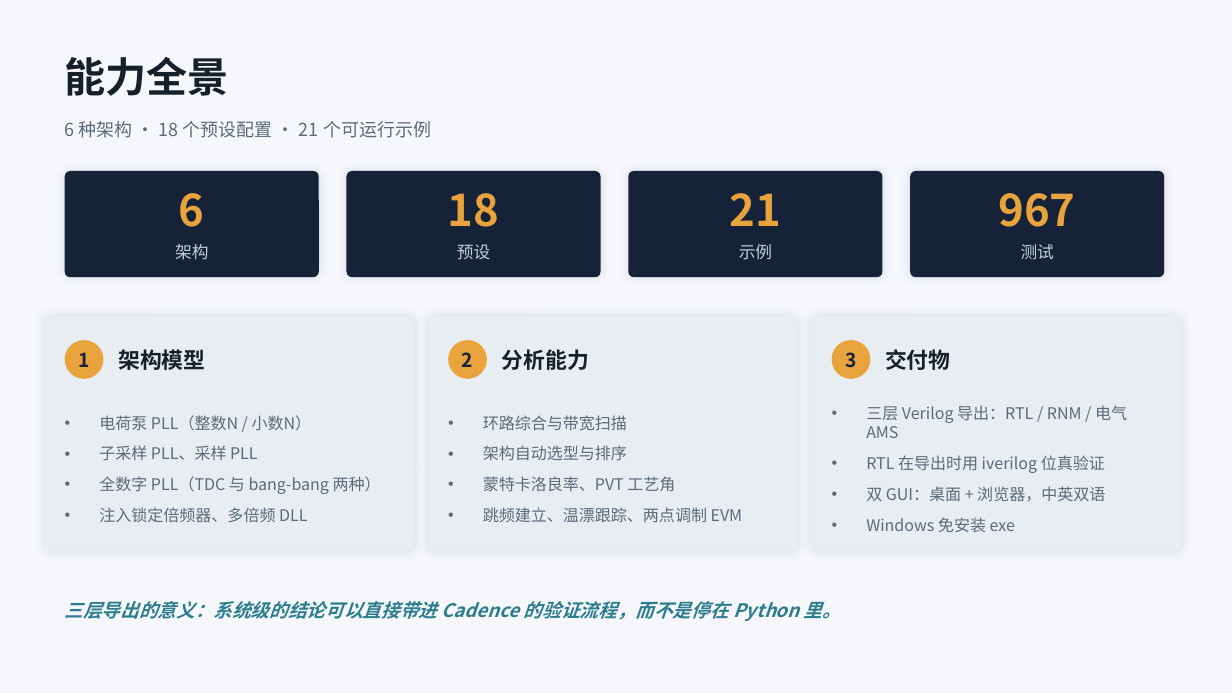
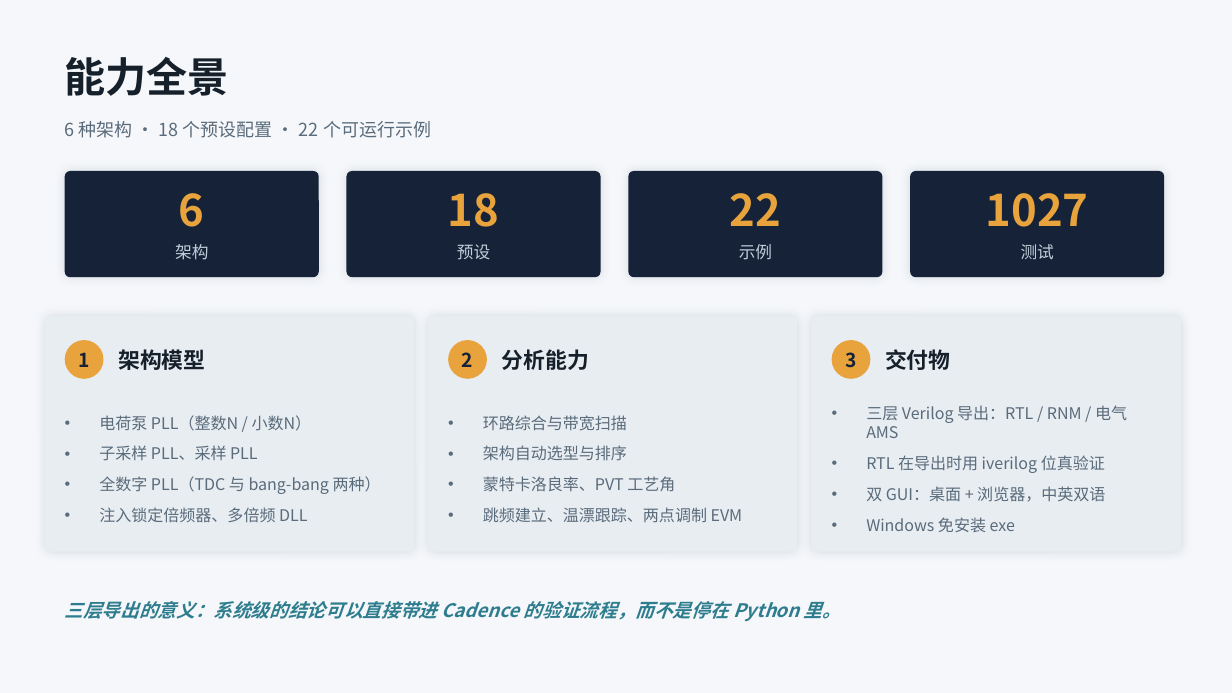
Before and after one commit to alexyudragonsword-collab/pll_simulator, a slide deck: slide 3 of docs/reports/pllsim-项目总结-v0.9.6.pptx. Drawn at 1232x693 pixels with LibreOffice and Linux fonts; fonts in the diff are those of the drawing. Boxes give left, top, right and bottom in pixels: in the first picture for what was removed or moved away, otherwise in the second. Text is boxed around its words. In the diff, an @@ line names an element or a change of style, - is before the commit and + after.

```diff
--- a/docs/reports/pllsim-项目总结-v0.9.6.pptx
+++ b/docs/reports/pllsim-项目总结-v0.9.6.pptx
@@ text at (x1=65, y1=121, x2=431, y2=138): text changed @@
-6 种架构 · 18 个预设配置 · 21 个可运行示例
+6 种架构 · 18 个预设配置 · 22 个可运行示例
@@ text at (x1=730, y1=193, x2=781, y2=226): text changed @@
-21
+22
@@ text at (x1=986, y1=193, x2=1089, y2=227): text changed @@
-967
+1027
```
Also in this commit, not shown: 2 other slides changed, 11 other files.
